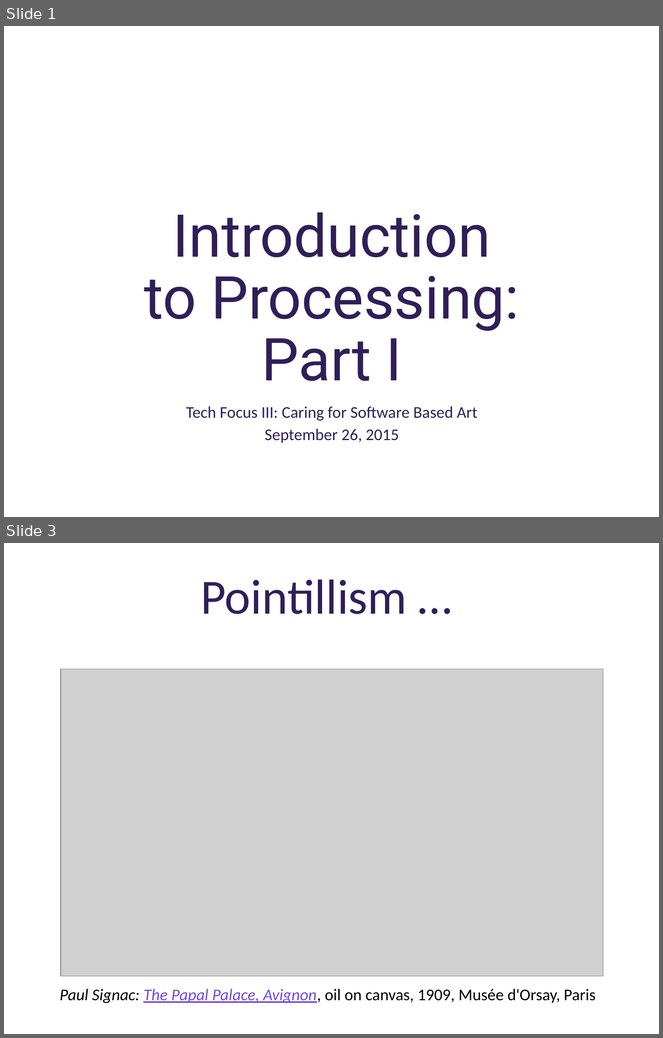
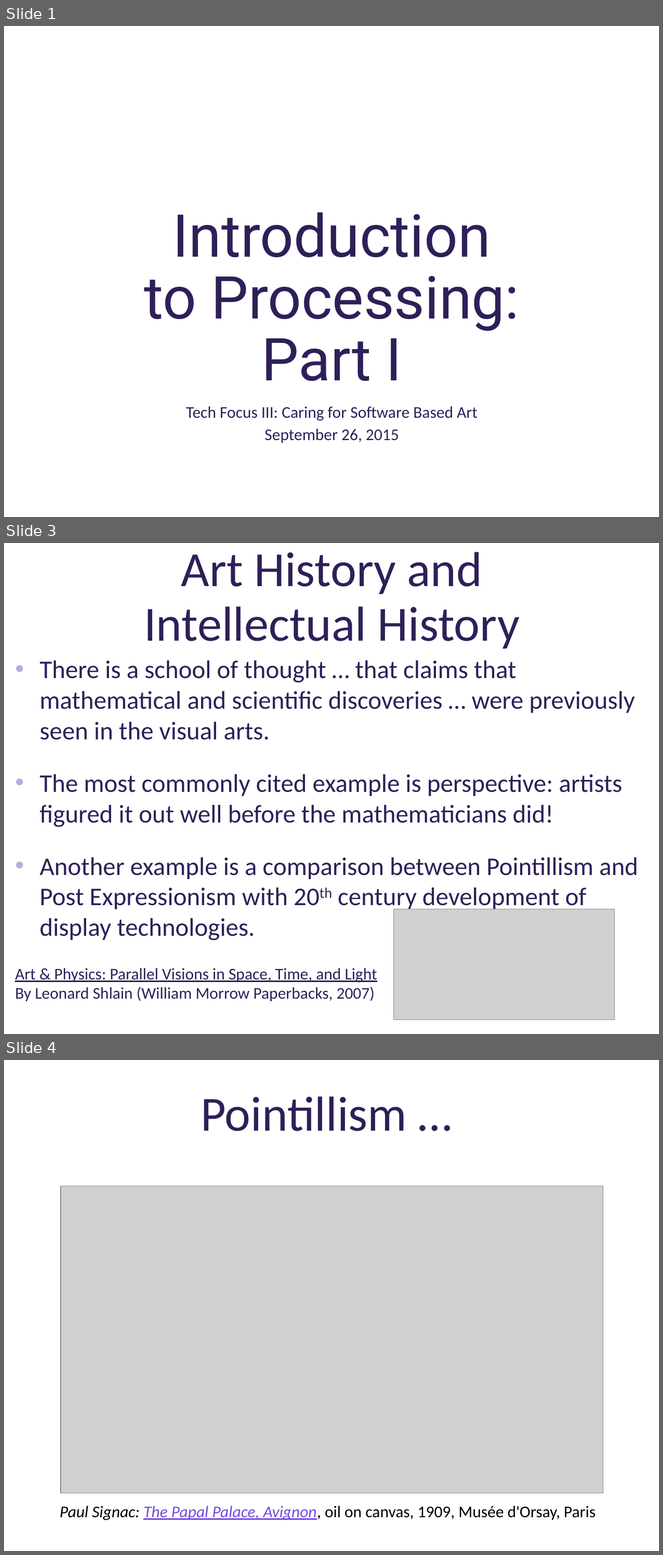
Before and after one commit to deenaengel/TF3_ProcessingSlides, a slide deck: Processing_Presentation_TF3_DE_notes.pptx. Shown one above the other, each under a label of ours: slides 1 and 3 before the commit, slides 1, 3 and 4 after it; the slides between them are not shown. The pictures are 663x1038 and 663x1555 pixels, drawn with LibreOffice and Linux fonts; fonts in the diff are those of the drawing; grey boxes stand for pictures; background and template pictures are left out. Boxes give left, top, right and bottom in pixels: in the first picture for what was removed or moved away, otherwise in the second. Text is boxed around its words. In the diff, an @@ line names an element or a change of style, - is before the commit and + after.

```diff
--- a/Processing_Presentation_TF3_DE_notes.pptx
+++ b/Processing_Presentation_TF3_DE_notes.pptx
@@ slide 3 added at <box>4,543,659,1034</box>, background picture (left out) @@
@@ title added at <box>144,552,520,649</box>, 54 pt, text #2F1F58 @@
+Art History and Intellectual History
@@ text added at <box>15,661,638,1002</box>, 28 pt, text #2F1F58 @@
+• There is a school of thought … that claims that mathematical and scientific discoveries … were previously seen in the visual arts.
+• The most commonly cited example is perspective: artists figured it out well before the mathematicians did!
+• Another example is a comparison between Pointillism and Post Expressionism with 20th century development of display technologies.
+Art & Physics: Parallel Visions in Space, Time, and Light
+By Leonard Shlain (William Morrow Paperbacks, 2007)
@@ picture added at <box>394,909,616,1020</box> @@
@@ what was slide 3 is now slide 4 @@
```
Also in this commit, not shown: 16 slides changed.
